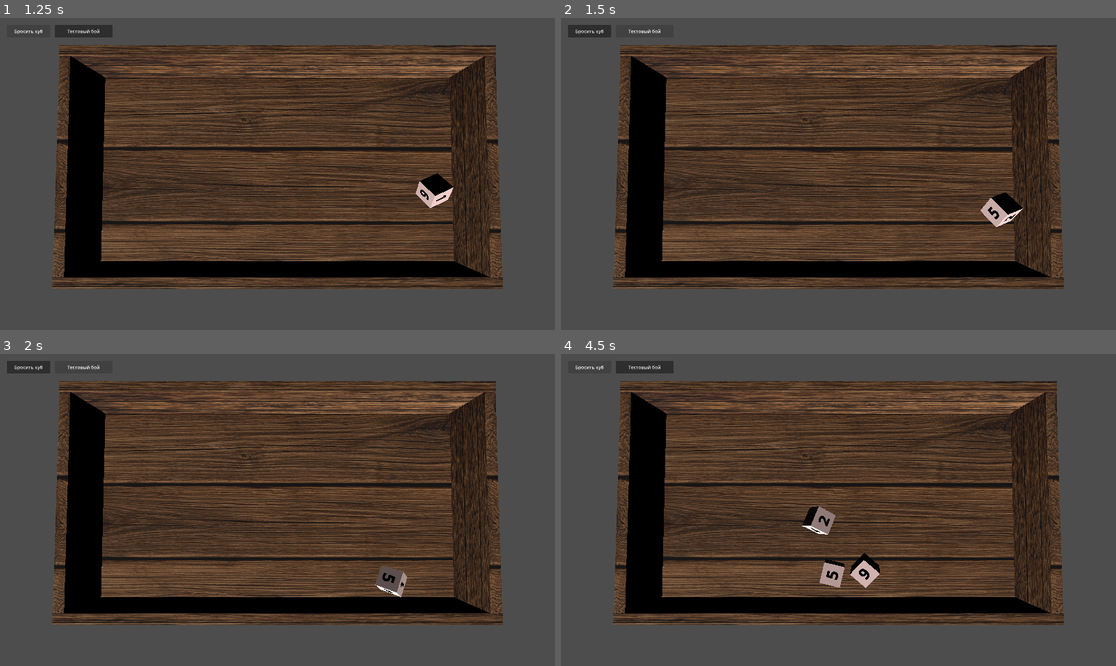
Above: before the commit, frames 1-4 (two rows, left to right).
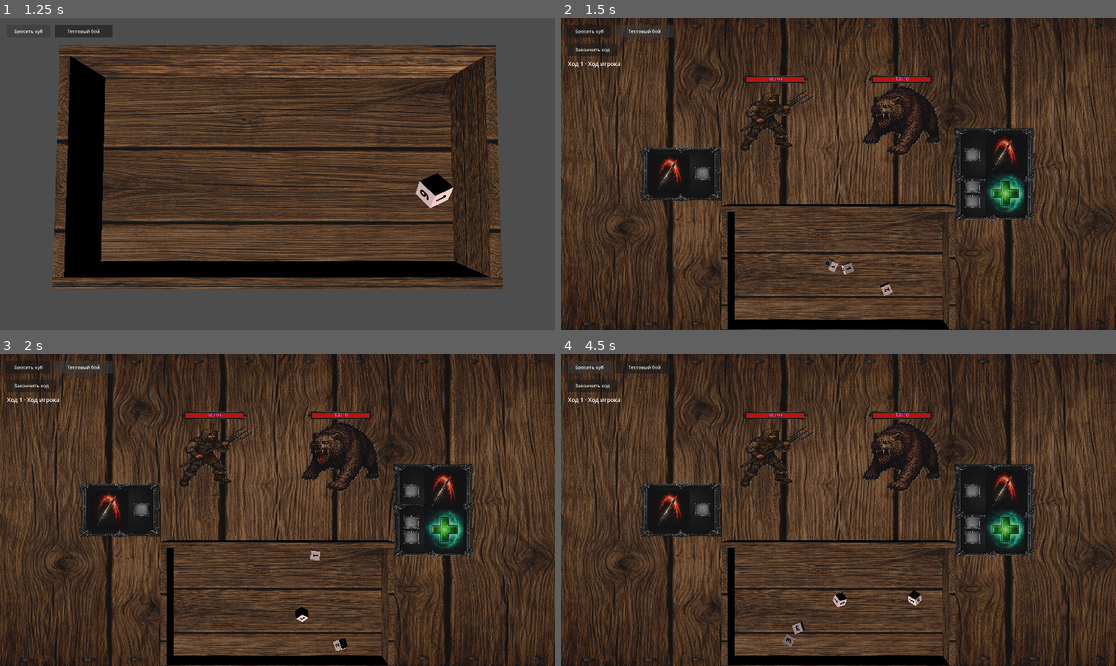
Above: after the commit, the same moments.

Repository: olegbogai-web/dicegame
Game: Godot game, scene res://scenes/board.tscn
The game is run twice, just before and just after one commit, with the same random seed, the same clock (stepped at 60 frames per second) and the same inputs.
Inputs (mouse positions are in pixels of both pictures, inside the frame that each line leads up to):
- Up to frame 1 (1.25 s): click "Бросить куб" at 0.5 s
- Up to frame 2 (1.5 s): click "Тестовый бой" at 1.25 s
- Up to frame 3 (2 s): no input
- Up to frame 4 (4.5 s): click (594, 385) at 2 s, where only the run after the commit has a clickable "Закончить ход"; click "Бросить куб" at 2.75 s; click "Тестовый бой" at 3.5 s; click "Бросить куб" at 4.25 s

Frame 1 is identical in both runs. In frame 2, 74% of the frame differs, in the area x 0-100%, y 0-100%; in frame 3, 74%; in frame 4, 75%.

Commit message:
Adapt battle room to new battle table scene

Diff:
--- a/content/rooms/subclasses/battle_room.gd
+++ b/content/rooms/subclasses/battle_room.gd
@@ -10,12 +10,12 @@
 const BattleTurnRuntime = preload("res://content/combat/runtime/battle_turn_runtime.gd")
 const BattleEffectRuntime = preload("res://content/combat/runtime/battle_effect_runtime.gd")
 
-const PLAYER_SPRITE_POSITION := Vector3(-6.7, 0.41, 0.0)
-const PLAYER_SPRITE_SCALE := Vector3(1.2, 1.2, 1.2)
-const MONSTER_SPRITE_POSITION := Vector3(6.7, 0.41, 0.0)
-const MONSTER_SPRITE_SCALE := Vector3(1.25, 1.25, 1.25)
-const PLAYER_ABILITY_FRAME_POSITION := Vector3(-4.25, 0.405, 0.0)
-const MONSTER_ABILITY_FRAME_POSITION := Vector3(4.25, 0.405, 0.0)
+const PLAYER_SPRITE_POSITION := Vector3(-3.0, 0.01, -2.5)
+const PLAYER_SPRITE_SCALE := Vector3(2.0, 2.0, 2.0)
+const MONSTER_SPRITE_POSITION := Vector3(3.0, 0.01, -2.5)
+const MONSTER_SPRITE_SCALE := Vector3(2.0, 2.0, 2.0)
+const PLAYER_ABILITY_FRAME_POSITION := Vector3(7.4, 0.01, 0.0)
+const MONSTER_ABILITY_FRAME_POSITION := Vector3(-7.5, 0.01, 0.0)
 const STACK_SPACING_Z := 1.85
 const DICE_PLACE_Z_POSITIONS := [-0.557, -0.007, 0.55]
 
--- a/scenes/battle_table.gd
+++ b/scenes/battle_table.gd
@@ -24,13 +24,12 @@
 const ACTIVATION_ANIMATION_DURATION := 0.5
 const ACTIVATION_TARGET_LIFT_Y := 0.4
 
-@onready var _camera: Camera3D = $Camera3D
+@onready var _camera: Camera3D = $battle_camera
 @onready var _board: BoardController = $board
-@onready var _left_floor: MeshInstance3D = $left_floor
-@onready var _right_floor: MeshInstance3D = $right_floor
+@onready var _battle_floor: MeshInstance3D = $floor
 @onready var _player_sprite: MeshInstance3D = $player_sprite
 @onready var _monster_sprite_template: MeshInstance3D = $monster_sprite
-@onready var _player_ability_template: MeshInstance3D = $ability_frame
+@onready var _player_ability_template: MeshInstance3D = $ability_frame3
 @onready var _monster_ability_template: MeshInstance3D = $ability_frame2
 @onready var _end_turn_button: Button = $UI/EndTurnButton
 @onready var _turn_status_label: Label = $UI/TurnStatusLabel
@@ -51,6 +50,8 @@
 
 func _ready() -> void:
 	set_physics_process(true)
+	if _camera != null:
+		_camera.current = true
 	if _end_turn_button != null and not _end_turn_button.pressed.is_connected(_on_end_turn_button_pressed):
 		_end_turn_button.pressed.connect(_on_end_turn_button_pressed)
 	if battle_room_data == null:
@@ -118,8 +119,10 @@
 
 
 func _apply_floor_textures() -> void:
-	_apply_texture_to_mesh(_left_floor, battle_room_data.left_floor_texture)
-	_apply_texture_to_mesh(_right_floor, battle_room_data.right_floor_texture)
+	var resolved_floor_texture := battle_room_data.left_floor_texture
+	if resolved_floor_texture == null:
+		resolved_floor_texture = battle_room_data.right_floor_texture
+	_apply_texture_to_mesh(_battle_floor, resolved_floor_texture)
 
 
 func _apply_player_sprite() -> void:
@@ -756,7 +759,7 @@
 					return {
 						"kind": &"all_monsters",
 					}
-			if _screen_point_hits_mesh(_right_floor, screen_point):
+			if _screen_point_hits_mesh(_battle_floor, screen_point):
 				return {
 					"kind": &"all_monsters",
 				}
--- a/scenes/new_battle_table.tscn
+++ b/scenes/new_battle_table.tscn
@@ -1,6 +1,7 @@
 [gd_scene format=3 uid="uid://bmhmm75b4swd3"]
 
 [ext_resource type="PackedScene" uid="uid://0ssqyi084mdh" path="res://scenes/board.tscn" id="1_47dlb"]
+[ext_resource type="Script" uid="uid://dasggp047n2cm" path="res://scenes/battle_table.gd" id="2_kg16d"]
 [ext_resource type="Texture2D" uid="uid://dxoj7vm840xgf" path="res://assets/material/dangeon_floor_2.png" id="3_5yklm"]
 [ext_resource type="Texture2D" uid="uid://b6ojmoowtta8k" path="res://assets/ui/base_frame_mid_v2.png" id="4_euvx7"]
 [ext_resource type="Texture2D" uid="uid://bjpqv8q13kqq7" path="res://assets/ui/base_frame_mid.png" id="5_ovkts"]
@@ -69,12 +70,14 @@
 [sub_resource type="PlaneMesh" id="PlaneMesh_v2h1w"]
 
 [node name="Node3D" type="Node3D" unique_id=2051974326]
+script = ExtResource("2_kg16d")
 
 [node name="board" parent="." unique_id=1670483730 instance=ExtResource("1_47dlb")]
 transform = Transform3D(1.3, 0, 0, 0, 1.3, 0, 0, 0, 1.3, 0, 0.11484551, 4.2813234)
 
 [node name="battle_camera" type="Camera3D" parent="." unique_id=1491977685]
 transform = Transform3D(1, 0, 0, 0, -4.371139e-08, 1, 0, -1, -4.371139e-08, 0, 21.005013, -4.8104437e-07)
+current = true
 fov = 38.9
 
 [node name="floor" type="MeshInstance3D" parent="." unique_id=226727710]
@@ -186,3 +189,20 @@
 transform = Transform3D(-3.156934e-08, 0, -0.48148146, 0, 0.7222223, 0, 0.7222223, 0, -2.1046223e-08, -0.25925922, 0.0055555403, 0)
 material_override = SubResource("StandardMaterial3D_y5gjq")
 mesh = SubResource("PlaneMesh_v2h1w")
+
+[node name="UI" type="CanvasLayer" parent="."]
+
+[node name="EndTurnButton" type="Button" parent="UI"]
+offset_left = 24.0
+offset_top = 88.0
+offset_right = 194.0
+offset_bottom = 132.0
+text = "Закончить ход"
+
+[node name="TurnStatusLabel" type="Label" parent="UI"]
+offset_left = 24.0
+offset_top = 144.0
+offset_right = 564.0
+offset_bottom = 188.0
+theme_override_font_sizes/font_size = 20
+text = "Ожидание боя"
--- a/ui/scripts/board_controller.gd
+++ b/ui/scripts/board_controller.gd
@@ -7,7 +7,7 @@
 @export_category("Board References")
 @export var floor_path: NodePath = ^"floor"
 @export var default_dice_scene: PackedScene
-@export_file("*.tscn") var test_battle_scene_path := "res://scenes/battle_table.tscn"
+@export_file("*.tscn") var test_battle_scene_path := "res://scenes/new_battle_table.tscn"
 
 @export_category("Spawn Bounds")
 @export var spawn_bounds_margin: Vector2 = Vector2(0.15, 0.15)
